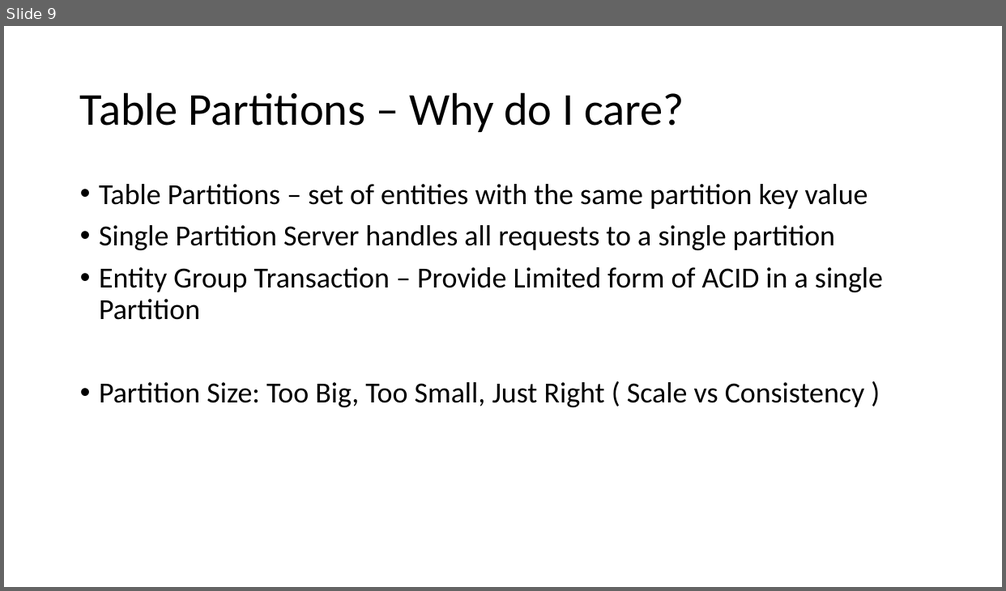
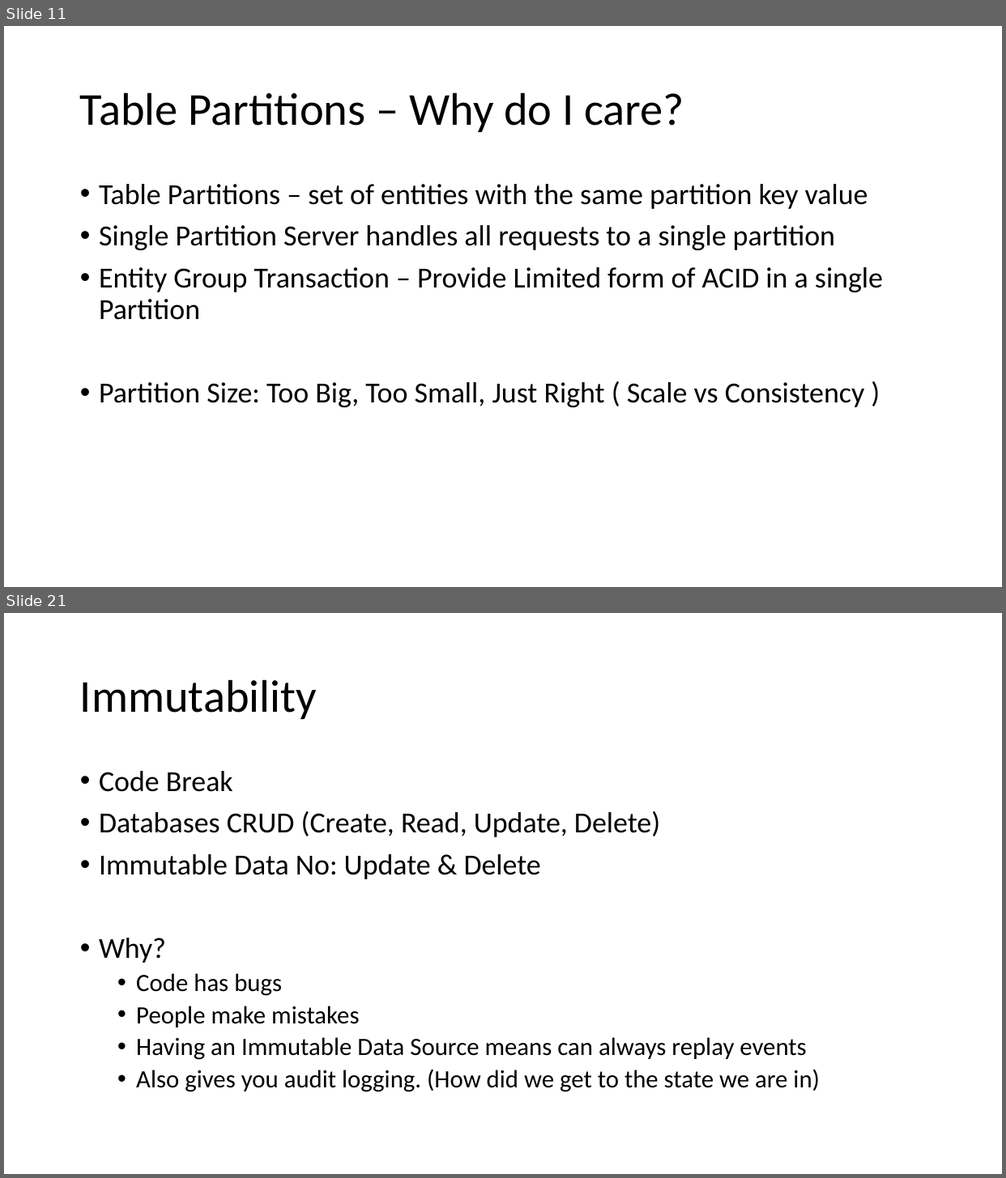
Before and after one commit to CaitieM20/DotNetConf, a slide deck: Patterns & Best Practices For Moving From RDBMS to Azure Storage.pptx. Shown one above the other, each under a label of ours: slide 9 before the commit, slides 11 and 21 after it; the slides between them are not shown. The pictures are 1006x591 and 1006x1178 pixels, drawn with LibreOffice and Linux fonts; fonts in the diff are those of the drawing. Boxes give left, top, right and bottom in pixels: in the first picture for what was removed or moved away, otherwise in the second. Text is boxed around its words. In the diff, an @@ line names an element or a change of style, - is before the commit and + after.

```diff
--- a/Patterns & Best Practices For Moving From RDBMS to Azure Storage.pptx
+++ b/Patterns & Best Practices For Moving From RDBMS to Azure Storage.pptx
@@ slide 21 added at box(4, 613, 1002, 1174), background #FFFFFF @@
@@ title added at box(80, 679, 317, 719), 44 pt, text #000000 @@
+Immutability
@@ text added at box(99, 771, 820, 1093), 24 pt, text #000000 @@
+• Code Break
+• Databases CRUD (Create, Read, Update, Delete)
+• Immutable Data No: Update & Delete
+• Why?
+  • Code has bugs
+  • People make mistakes
+  • Having an Immutable Data Source means can always replay events
+  • Also gives you audit logging. (How did we get to the state we are in)
@@ what was slide 9 is now slide 11 @@
```
Also in this commit, not shown: 18 other slides added.
